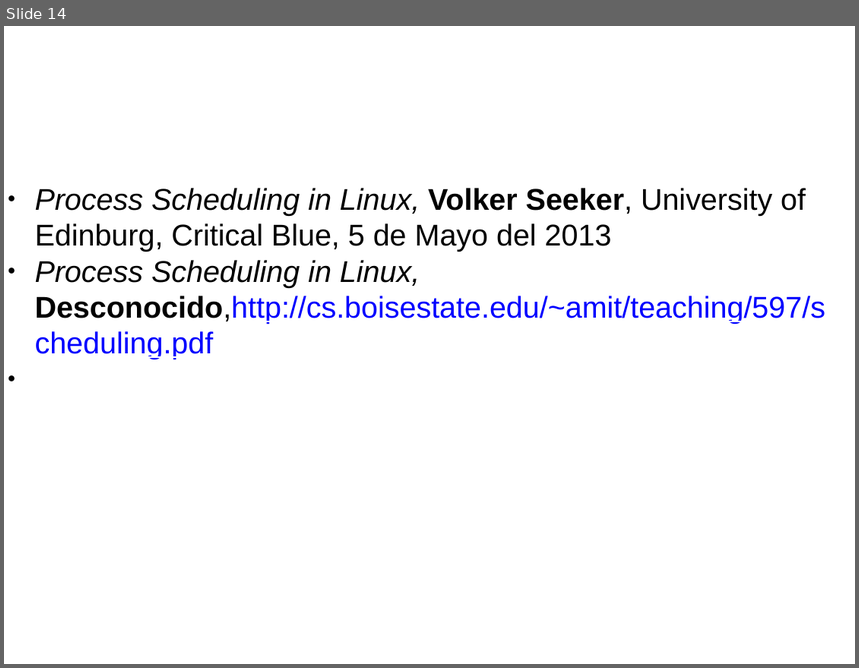
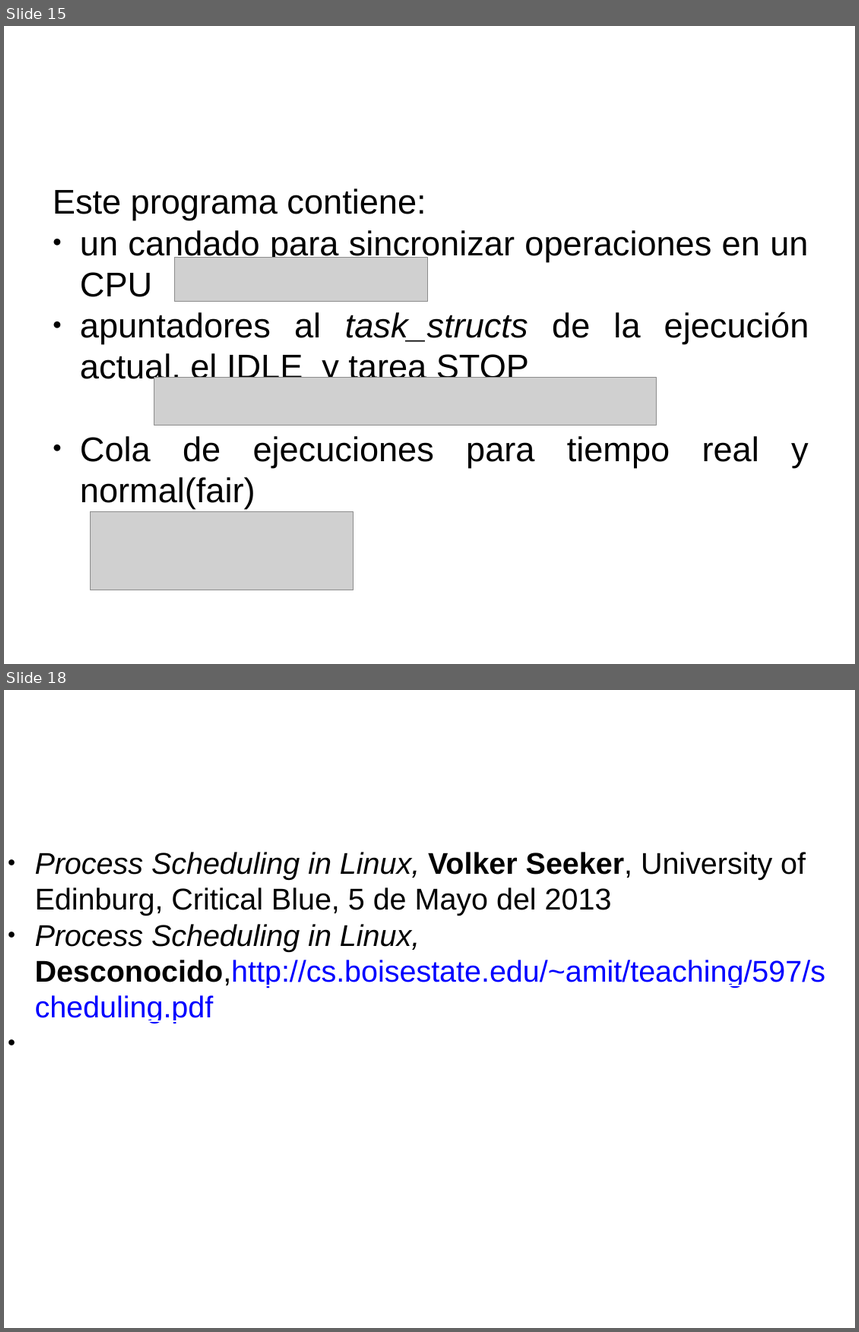
Before and after one commit to gwolf/clase-sistop-2017-01, a slide deck: exposiciones/planificadorCFS/planificadorCFS.pptx. Shown one above the other, each under a label of ours: slide 14 before the commit, slides 15 and 18 after it; the slides between them are not shown. The pictures are 859x668 and 859x1332 pixels, drawn with LibreOffice and Linux fonts; fonts in the diff are those of the drawing; grey boxes stand for pictures; background and template pictures are left out. Boxes give left, top, right and bottom in pixels: in the first picture for what was removed or moved away, otherwise in the second. Text is boxed around its words. In the diff, an @@ line names an element or a change of style, - is before the commit and + after.

```diff
--- a/exposiciones/planificadorCFS/planificadorCFS.pptx
+++ b/exposiciones/planificadorCFS/planificadorCFS.pptx
@@ slide 15 added at (4, 26, 855, 664), background #FFFFFF @@
@@ text added at (53, 189, 810, 509), 32 pt, text #000000 @@
+Este programa contiene:
+● un candado para sincronizar operaciones en un CPU
+● apuntadores al task_structs de la ejecución actual, el IDLE y tarea STOP
+● Cola de ejecuciones para tiempo real y normal(fair)
@@ picture added at (175, 258, 429, 302) @@
@@ picture added at (154, 377, 658, 425) @@
@@ text added at (80, 436, 221, 462), 40 pt, text #FFFFFF @@
+3 Cola de ejecución principal
@@ picture added at (90, 512, 353, 591) @@
@@ what was slide 14 is now slide 18 @@
```
Also in this commit, not shown: 2 slides changed, 3 other slides added.
